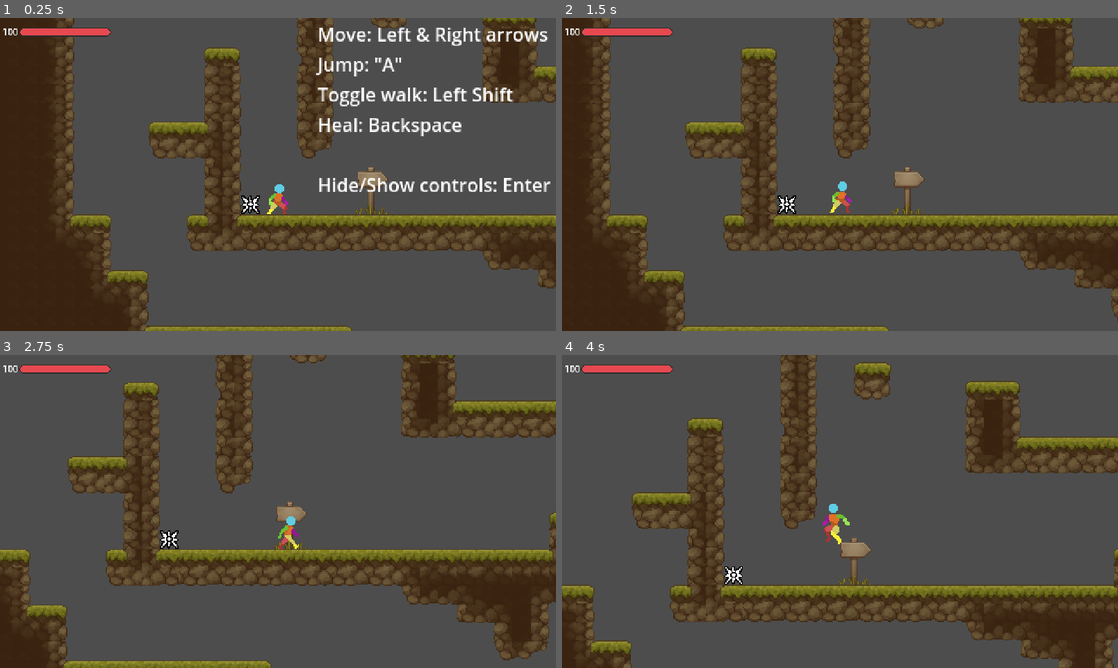
Above: before the commit, frames 1-4 (two rows, left to right).
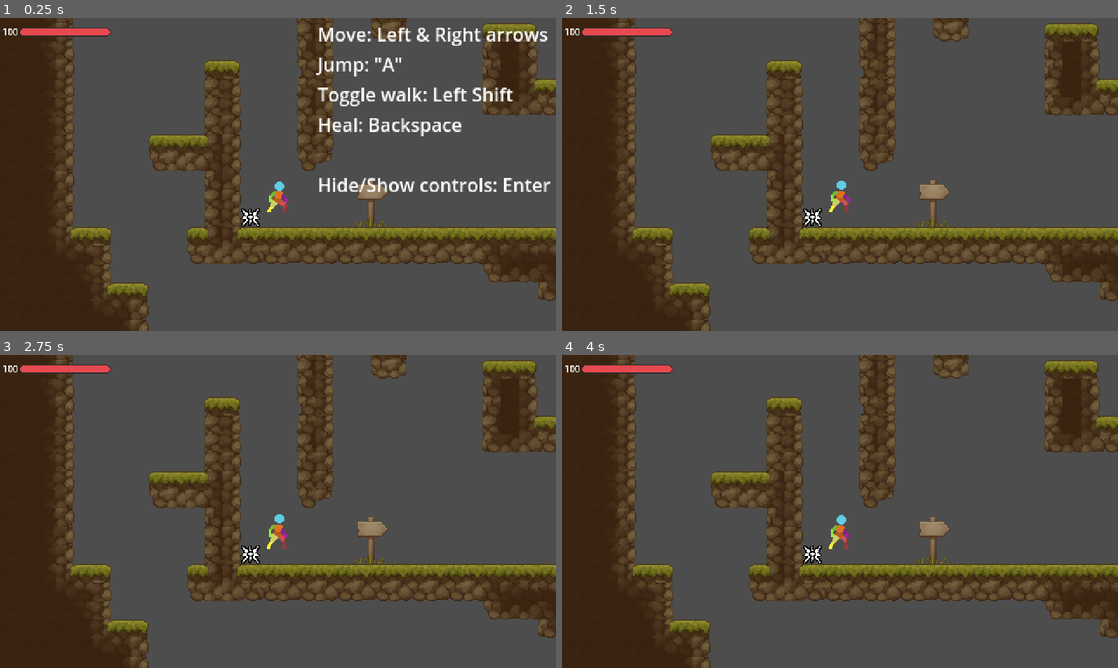
Above: after the commit, the same moments.

Repository: Ketei/UnnamedGame
Game: Godot game, scene res://Test/test_world.tscn
Two runs of this game, one before a commit and one after it. Both use one fixed random seed, a clock stepped at 60 frames per second and the inputs below.
Inputs:
- Up to frame 1 (0.25 s): no input
- Up to frame 2 (1.5 s): tap Enter (ui_accept) at 0.5 s; hold Right (gc_right) 0.53-1.28 s; hold Shift (gc_walk) 0.53-1.28 s; tap A (gc_jump) at 0.77 s; hold Down (gc_down) from 1.28 s (still down); tap Shift (gc_walk) at 1.35 s
- Up to frame 3 (2.75 s): tap A (gc_jump) at 1.52 s; release Down (gc_down) at 2.03 s; hold Right (gc_right) from 2.03 s (still down); hold Shift (gc_walk) from 2.03 s (still down)
- Up to frame 4 (4 s): release Right (gc_right) at 2.78 s; release Shift (gc_walk) at 2.78 s; hold Up (gc_up) 2.78-3.53 s; tap Shift (gc_walk) at 2.85 s; tap A (gc_jump) at 3.02, 3.77 s; hold Left (gc_left) from 3.53 s (still down); hold Shift (gc_walk) from 3.53 s (still down)

The runs differ from the first frame. In frame 1, 17% of the frame differs, in the area x 9-100%, y 0-100%; in frame 2, 31%; in frame 3, 45%; in frame 4, 51%, in the area x 0-100%, y 0-100%.
Error after the commit: Parse Error: Identifier "GameProperties" not declared in the current scope. (res://Scripts/CommLib/ActorLibs.gd:15)

Commit message:
Renamed singleton

Diff:
--- a/project.godot
+++ b/project.godot
@@ -20,7 +20,7 @@
 QuickConfig="*res://Scripts/CommLib/quick_config.gd"
 QuickMath="*res://Scripts/CommLib/quick_math.gd"
 ActorLibs="*res://Scripts/CommLib/ActorLibs.gd"
-GameProperties="*res://Scripts/Globals/game_properties.gd"
+Game="*res://Scripts/Globals/game.gd"
 ActorProperties="*res://Scripts/Globals/actor_properties.gd"
 ObjectInteractions="*res://Scripts/CommLib/ObjectInteractions.gd"
 Settings="*res://Scripts/Globals/game_settings.gd"
